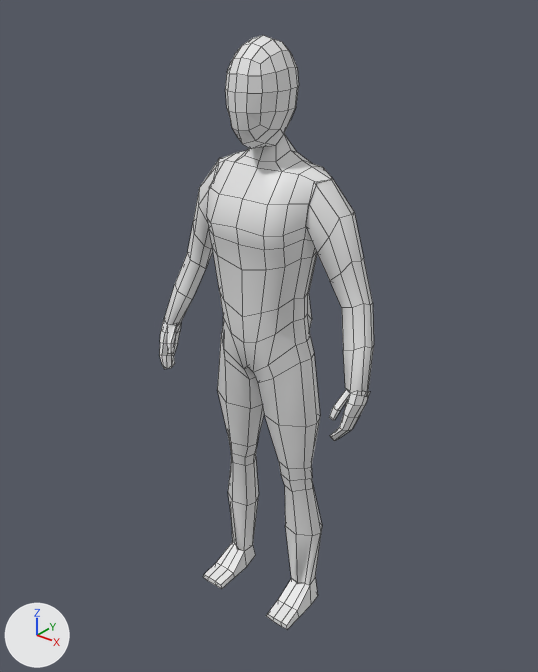
The Blender file TrevorQuest Project/Assets/characters/char_model.blend, before and after one commit.
Rendered twice from a 50 mm camera at (1.356, -1.677, 2.096) aimed at (-0.009, 0.029, 1.038). The lights are fixed; the arrows at lower left show +X, +Y and +Z. Mesh edges are drawn as thin lines.
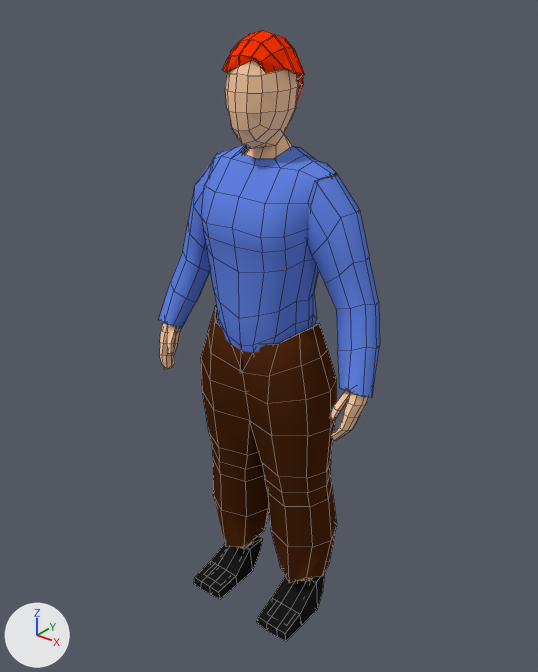
The change, as a list of edits to the scene's bpy script:
```text
Add mat_body:
    mat_body = diffuse_material('body')
    mat_body.base_color = (1.0, 0.626, 0.385)  # beige #ffcfa7
Add mat_material:
    mat_material = diffuse_material('Material')
    mat_material.base_color = (1.0, 0.0357, 0.0)  # orange #ff3500
Add mat_shoe:
    mat_shoe = diffuse_material('Shoe')
    mat_shoe.base_color = (0.0111, 0.0111, 0.0111)  # black #1b1b1b
Add mat_shirt:
    mat_shirt = diffuse_material('shirt')
    mat_shirt.base_color = (0.128, 0.235, 0.8)  # blue #6485e7
Add mat_pants:
    mat_pants = diffuse_material('pants')
    mat_pants.base_color = (0.0732, 0.02, 0.00504)  # brown #4c2710
Change me_cube_001:
    where me_cube_001.from_pydata(...)  # 314 vertices, 298 faces; spans x 0.0..0.41, y -0.13..0.14, z 0.01..1.95
    add me_cube_001.materials.append(mat_body)  # beige #ffcfa7
Add me_cube_005:
    me_cube_005.from_pydata(...)  # 53 vertices, 42 faces; spans x -0.1..0.116, y -0.121..0.114, z 1.743..1.965
    me_cube_005.materials.append(mat_material)  # orange #ff3500
Add me_cube_004:
    me_cube_004.from_pydata(...)  # 33 vertices, 34 faces; spans x 0.086..0.224, y -0.166..0.108, z -0.01..0.115
    me_cube_004.materials.append(mat_shoe)  # black #1b1b1b
Add me_cube_003:
    me_cube_003.from_pydata(...)  # 131 vertices, 103 faces; spans x 0.0..0.43, y -0.148..0.159, z 0.961..1.663
    me_cube_003.materials.append(mat_shirt)  # blue #6485e7
Add me_cube_002:
    me_cube_002.from_pydata(...)  # 85 vertices, 77 faces; spans x 0.0..0.264, y -0.141..0.149, z 0.14..1.139
    me_cube_002.materials.append(mat_pants)  # brown #4c2710
Add ob_hair:
    ob_hair = bpy.data.objects.new('hair', me_cube_005)
    ob_hair.location = (0.0, 0.0, -0.003)
    _m = ob_hair.modifiers.new('Solidify', 'SOLIDIFY')
    _m.thickness = 0.004
    _m.nonmanifold_thickness_mode = 'FIXED'
    _m.nonmanifold_merge_threshold = 0.0003
Add ob_shoe:
    ob_shoe = bpy.data.objects.new('shoe', me_cube_004)
    ob_shoe.location = (0.0, 0.0, -0.003)
    _m = ob_shoe.modifiers.new('Mirror', 'MIRROR')
    _m.use_clip = True
Add ob_shirt:
    ob_shirt = bpy.data.objects.new('Shirt', me_cube_003)
    ob_shirt.location = (0.0, 0.0, -0.003)
    _m = ob_shirt.modifiers.new('Mirror', 'MIRROR')
    _m.use_clip = True
Add ob_leggings:
    ob_leggings = bpy.data.objects.new('Leggings', me_cube_002)
    ob_leggings.location = (0.0, 0.0, -0.003)
    _m = ob_leggings.modifiers.new('Mirror', 'MIRROR')
    _m.use_clip = True
```

Where the change shows, as pixel boxes [x1, y1, x2, y2] in the pictures (538 x 672 px):
'Cube', recoloured (grey to beige)
    both: [159, 35, 374, 630]
'Shirt', added (blue)
    after: [159, 145, 380, 398]
'Leggings', added (brown)
    after: [201, 306, 337, 583]
'shoe', added (black)
    after: [194, 537, 324, 641]
'hair', added (orange)
    after: [223, 30, 305, 105]
